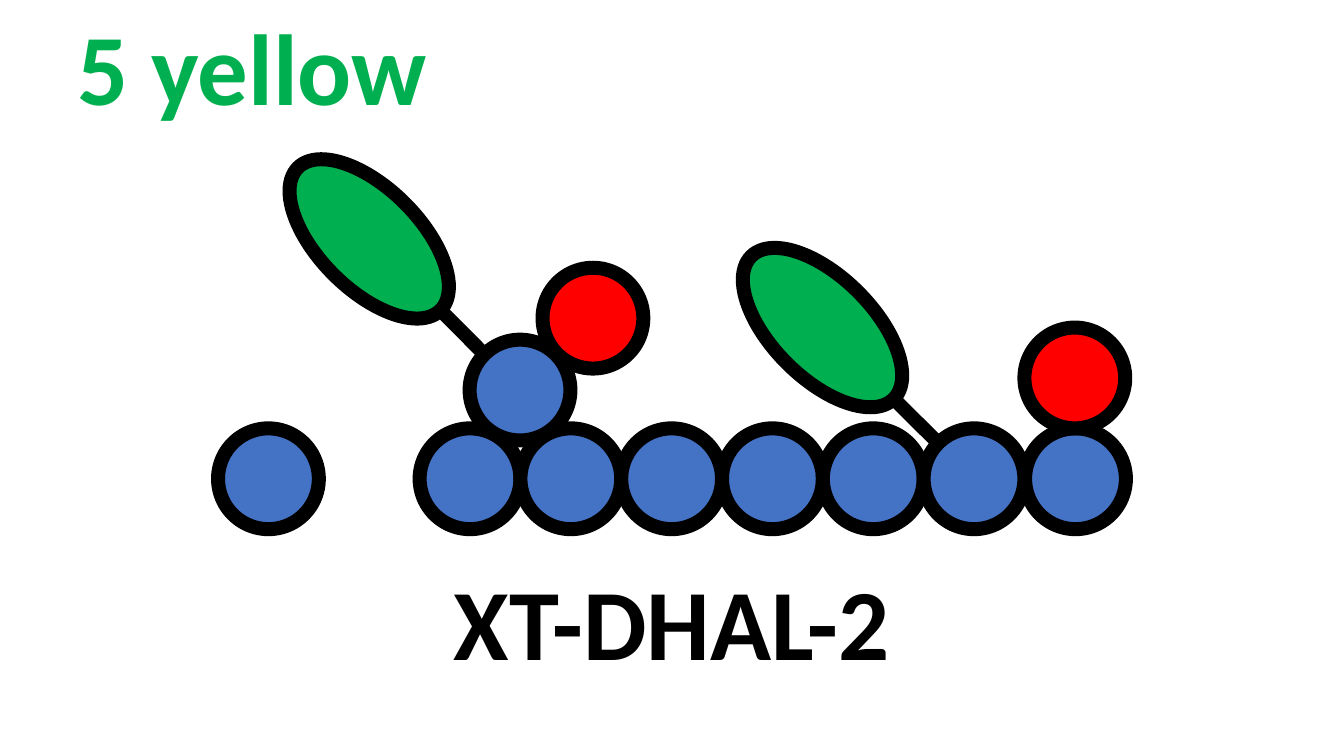
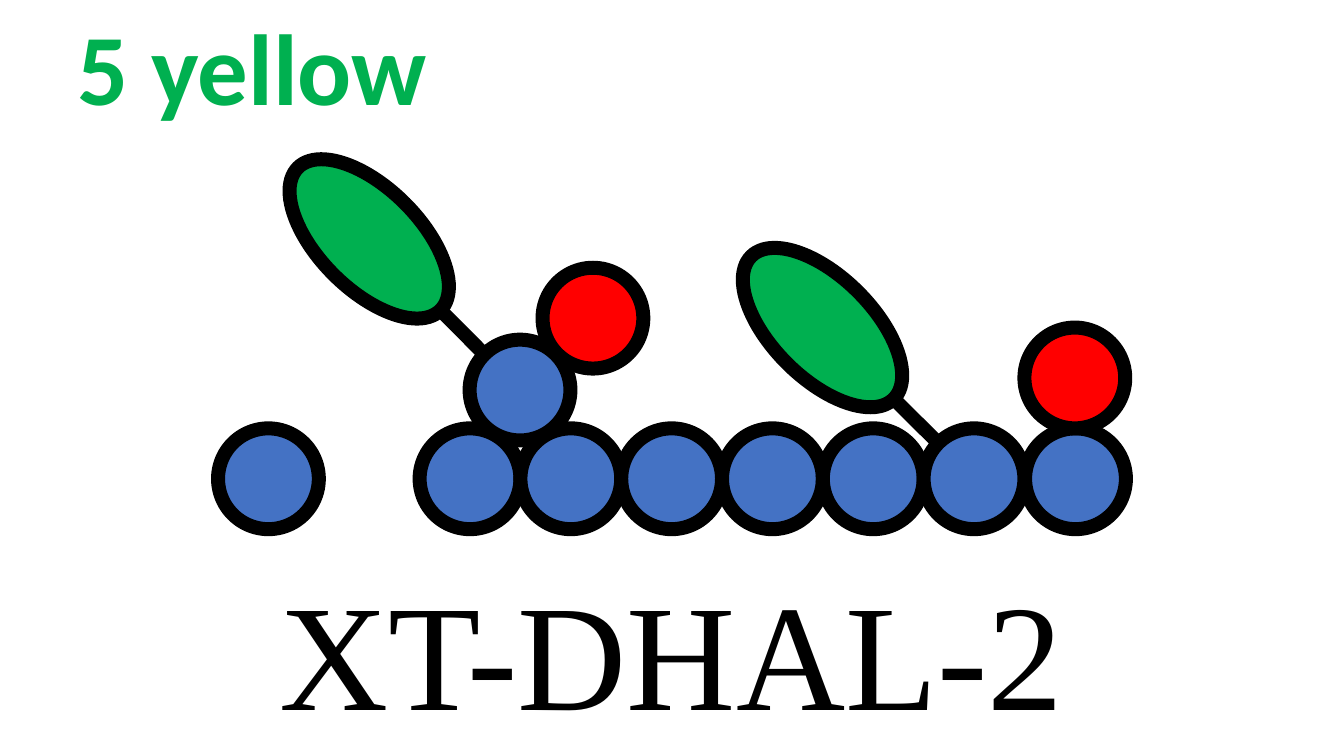
Before and after one commit to rzk1/ullmann, a slide deck: slide 23 of Labels/labels.pptx. Drawn at 1344x756 pixels with LibreOffice and Linux fonts; fonts in the diff are those of the drawing. Boxes give left, top, right and bottom in pixels: in the first picture for what was removed or moved away, otherwise in the second. Text is boxed around its words. In the diff, an @@ line names an element or a change of style, - is before the commit and + after.

Commit message:
Font

```diff
--- a/Labels/labels.pptx
+++ b/Labels/labels.pptx
@@ text "XT-DHAL-2": place and size @@
-text "XT-DHAL-2" at (454,594,889,660)
+text "XT-DHAL-2" at (280,610,1064,711)
@@ text "XT-DHAL-2" at (280,610,1064,711): size 72 to 108 pt, font Calibri to Times New Roman, bold off @@
```
Also in this commit, not shown: 23 other slides changed.
